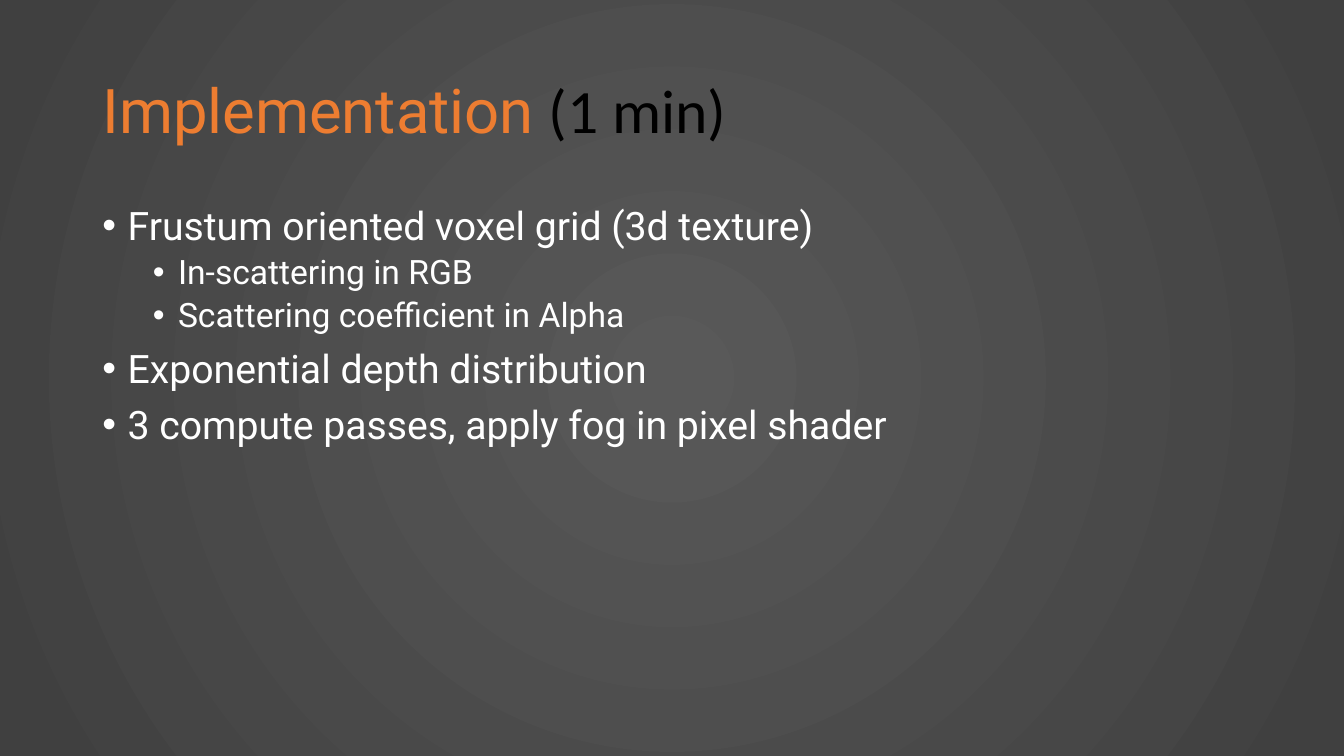
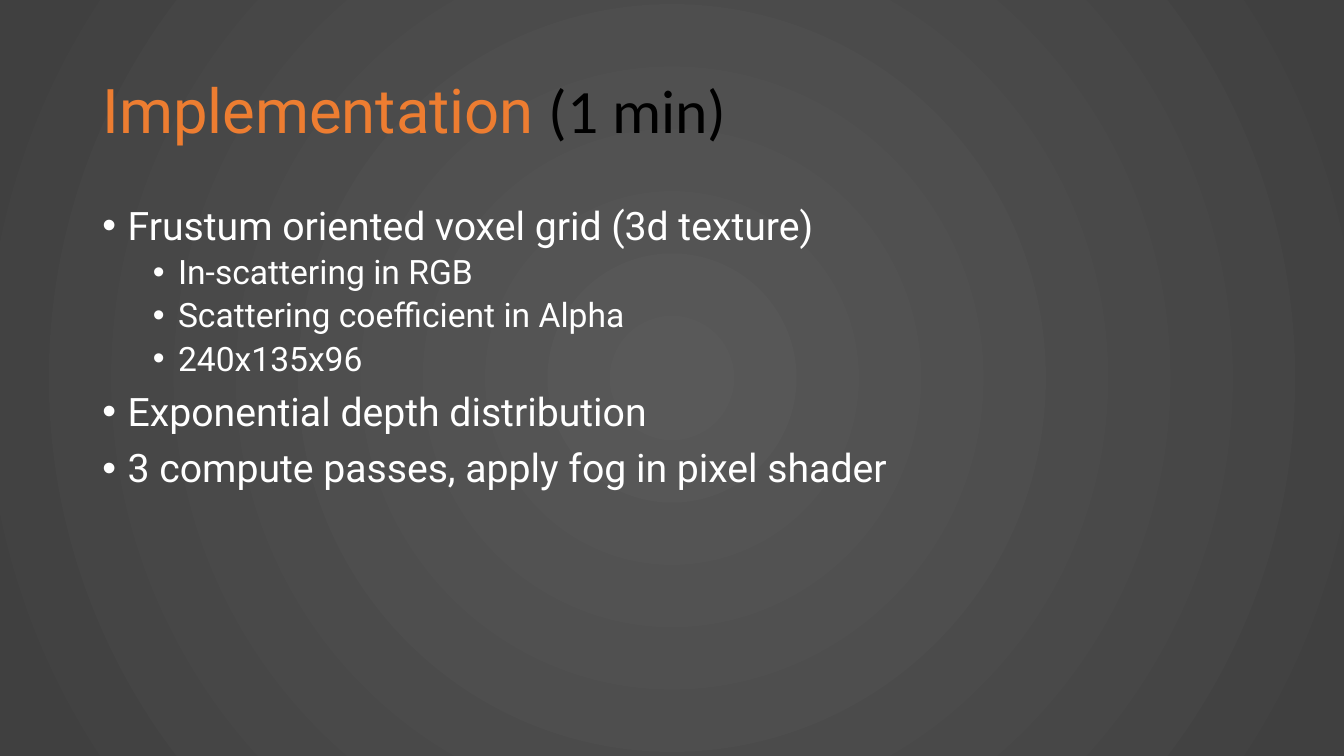
Before and after one commit to KnightTec/ShaderProject, a slide deck: slide 5 of Presentation.pptx. Drawn at 1344x756 pixels with LibreOffice and Linux fonts; fonts in the diff are those of the drawing. Boxes give left, top, right and bottom in pixels: in the first picture for what was removed or moved away, otherwise in the second. Text is boxed around its words. In the diff, an @@ line names an element or a change of style, - is before the commit and + after.

```diff
--- a/Presentation.pptx
+++ b/Presentation.pptx
@@ text at <box>178,347,362,372</box>: paragraph added @@
+  • 240x135x96
```
Also in this commit, not shown: 2 other slides changed, 6 other files.
